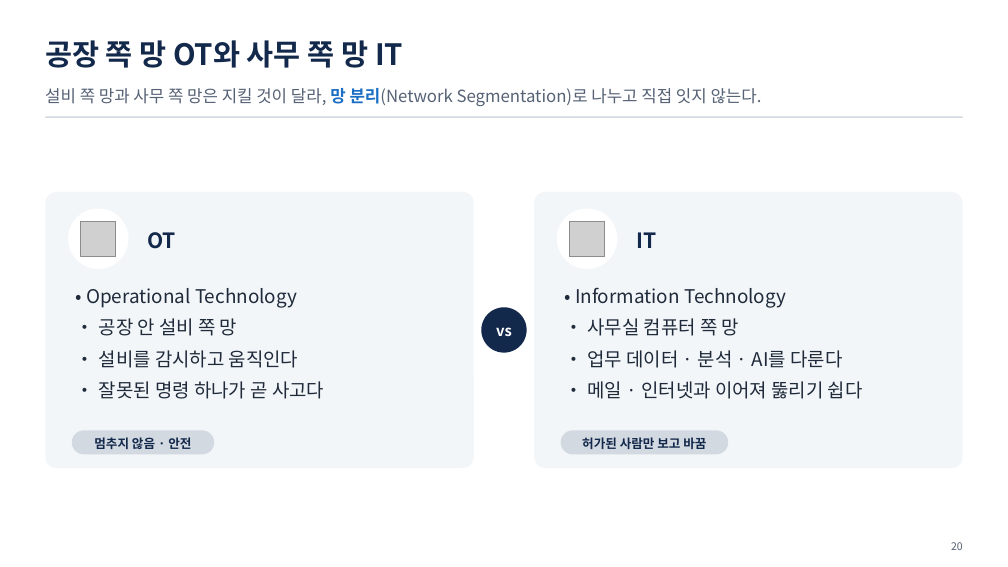
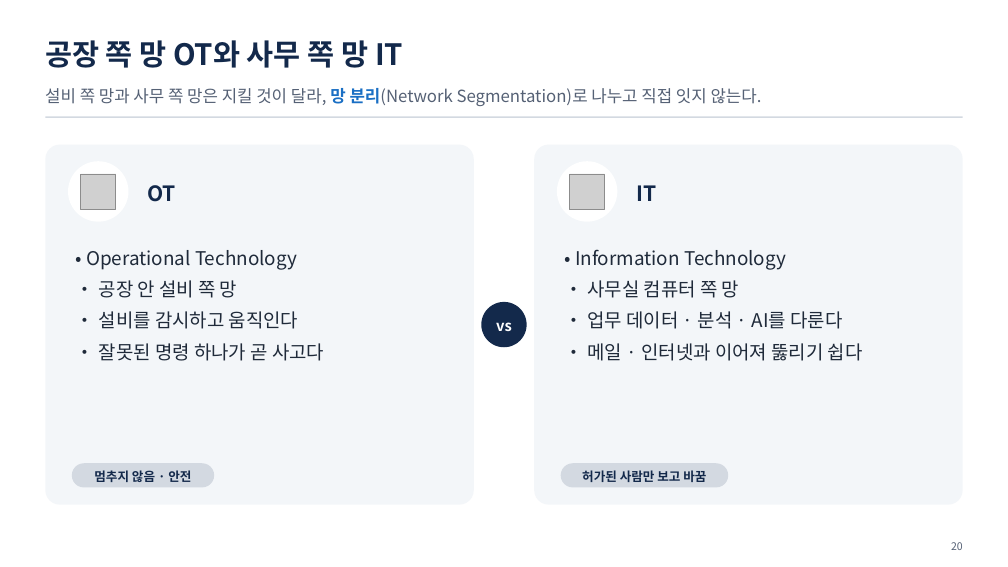
Before and after one commit to uengine-oss/hyd-iot-edu, a slide deck: slide 20 of workspace/강의제작/산출물/실전반/이론_오프라인/01회차/실전반_오프라인_01회차.pptx. Drawn at 1008x567 pixels with LibreOffice and Linux fonts; fonts in the diff are those of the drawing; grey boxes stand for pictures. Boxes give left, top, right and bottom in pixels: in the first picture for what was removed or moved away, otherwise in the second. Text is boxed around its words. In the diff, an @@ line names an element or a change of style, - is before the commit and + after.

```diff
--- a/workspace/강의제작/산출물/실전반/이론_오프라인/01회차/실전반_오프라인_01회차.pptx
+++ b/workspace/강의제작/산출물/실전반/이론_오프라인/01회차/실전반_오프라인_01회차.pptx
@@ rounded rectangle: place and size @@
-rounded rectangle at (45,192,474,468)
+rounded rectangle at (45,144,474,504)
@@ rounded rectangle: place and size @@
-rounded rectangle at (535,192,963,468)
+rounded rectangle at (535,144,963,504)
@@ 2 pictures, 2 texts, 2 ellipses: place and size @@
-2 pictures, 2 texts, 2 ellipses at (68,209,656,269)
+2 pictures, 2 texts, 2 ellipses at (68,161,656,222)
@@ text "• Operational Technology": place and size @@
-text "• Operational Technology" at (86,288,324,399)
+text "• Operational Technology" at (86,250,324,361)
@@ text "• Information Technology": place and size @@
-text "• Information Technology" at (575,287,863,399)
+text "• Information Technology" at (575,249,863,361)
@@ text "vs": place and size @@
-text "vs" at (496,327,512,336)
+text "vs" at (496,322,512,331)
@@ ellipse: place and size @@
-ellipse at (482,308,527,353)
+ellipse at (482,302,527,347)
@@ 2 texts, 2 rounded rectangles: place and size @@
-2 texts, 2 rounded rectangles at (72,430,729,454)
+2 texts, 2 rounded rectangles at (72,464,729,488)
```
Also in this commit, not shown: 10 other slides changed, 7 other files.
